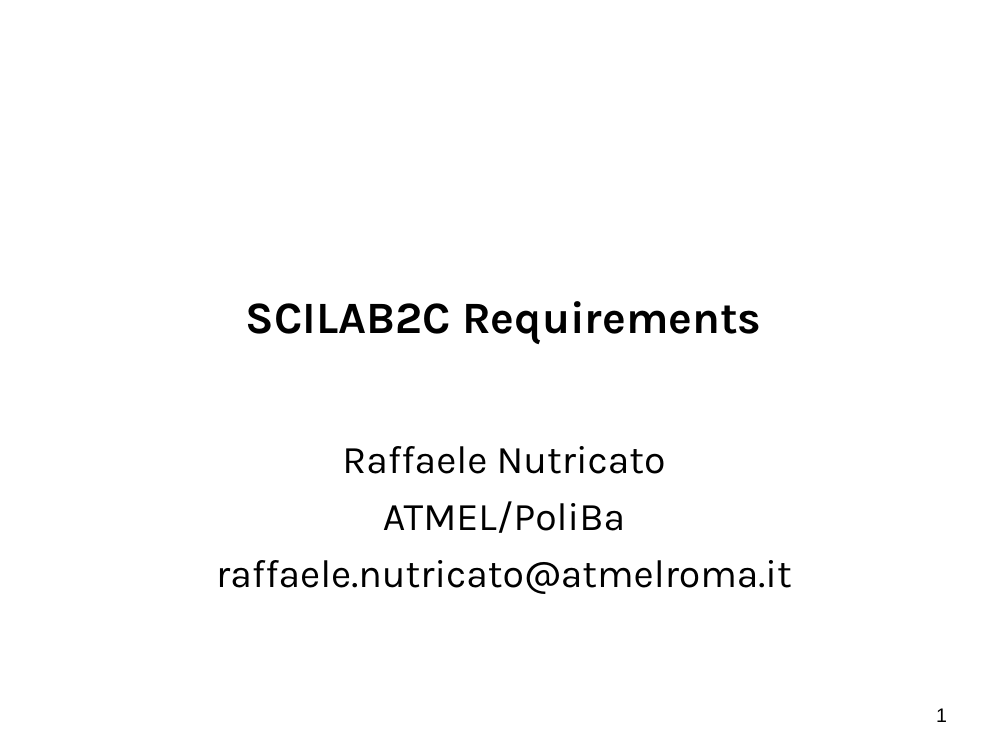
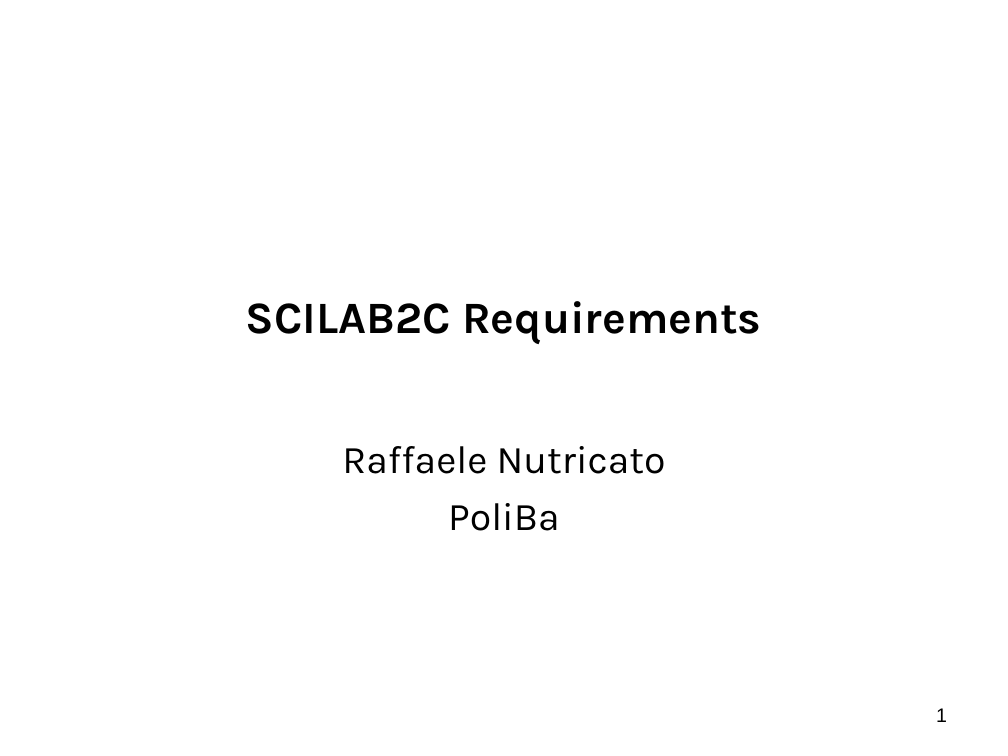
Before and after one commit to scilab/scilab2c, a slide deck: slide 1 of Doc/Presentations/Sci2CRequirements.ppt. Drawn at 1008x756 pixels with LibreOffice and Linux fonts; fonts in the diff are those of the drawing; background and template pictures are left out. Boxes give left, top, right and bottom in pixels: in the first picture for what was removed or moved away, otherwise in the second. Text is boxed around its words. In the diff, an @@ line names an element or a change of style, - is before the commit and + after.

```diff
--- a/Doc/Presentations/Sci2CRequirements.ppt
+++ b/Doc/Presentations/Sci2CRequirements.ppt
@@ subtitle at (x1=448, y1=503, x2=560, y2=531): text changed @@
-ATMEL/PoliBa
-raffaele.nutricato@atmelroma.it
+PoliBa
```
Also in this commit, not shown: 5 other slides changed, 1 slide added, 1 slide removed.
